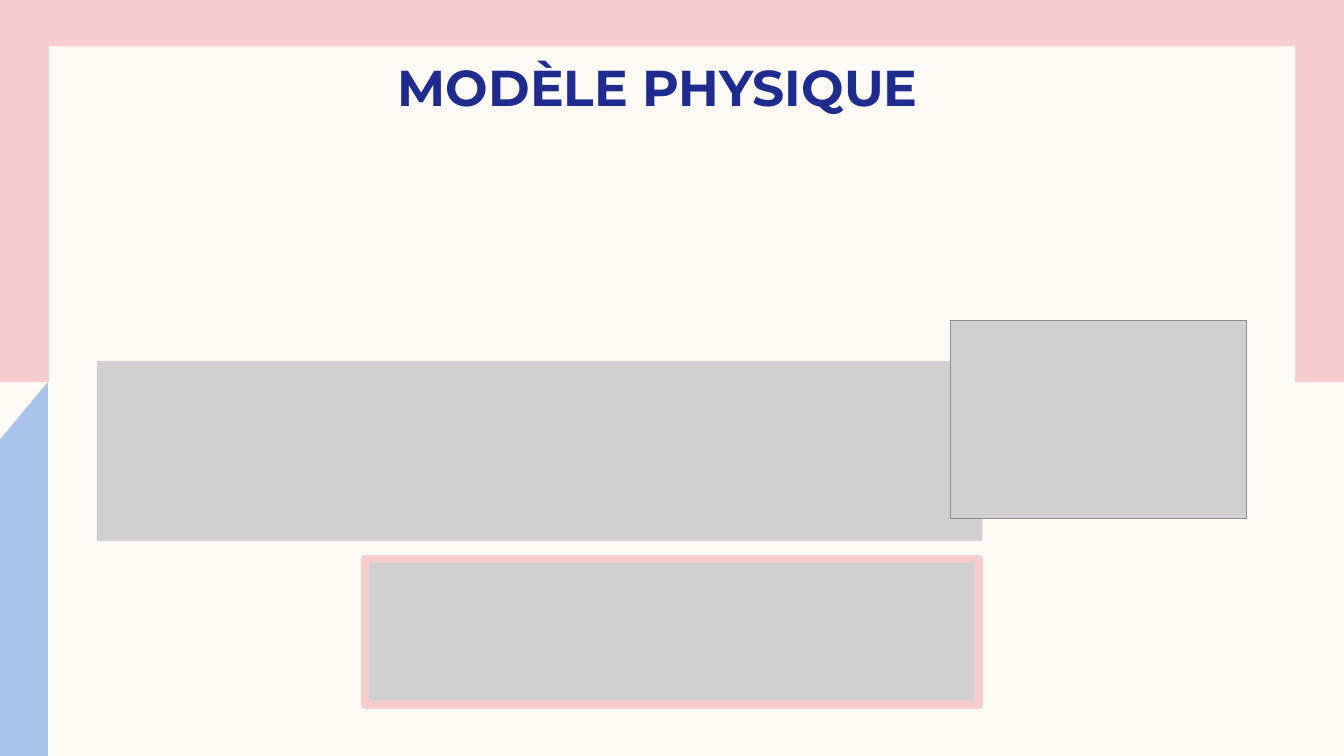
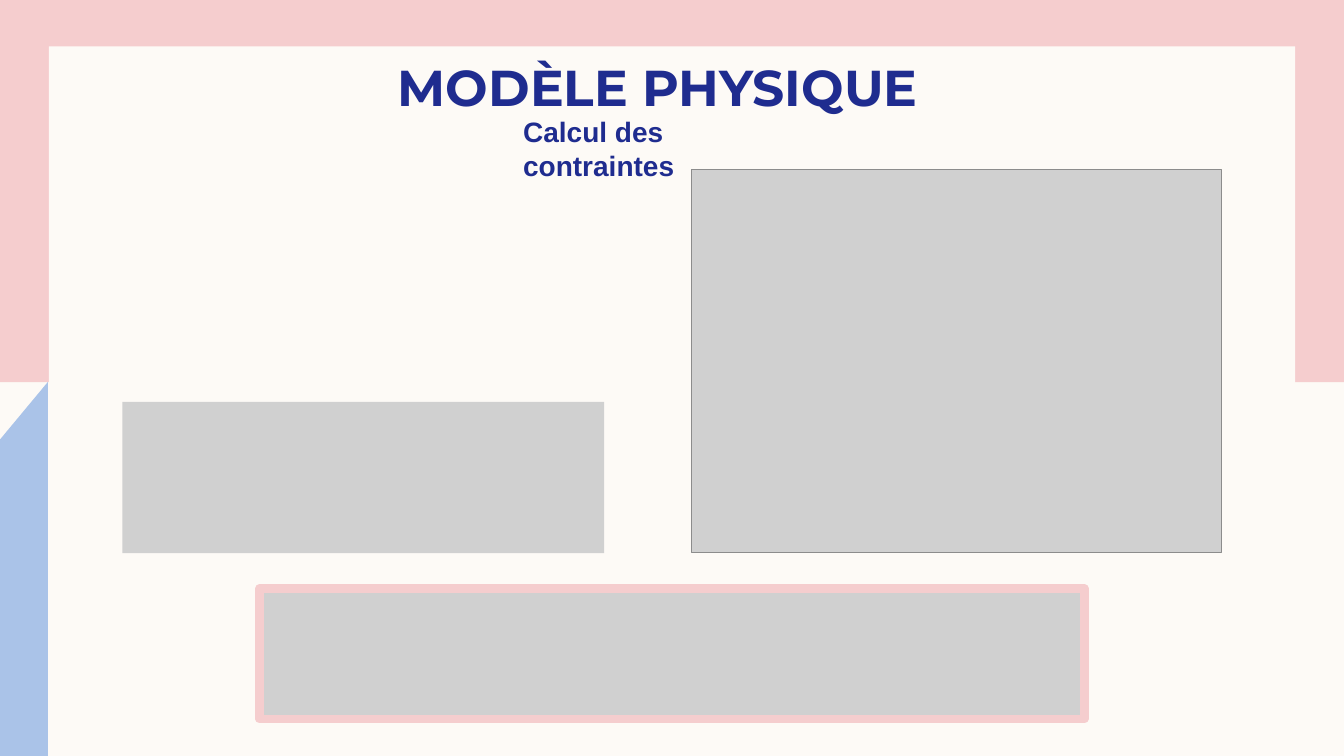
Before and after one commit to Josephine-gith/VS, a slide deck: slide 2 of PPT/Viscoplastic Squeeze pptGE.pptx. Drawn at 1344x756 pixels with LibreOffice and Linux fonts; fonts in the diff are those of the drawing; grey boxes stand for pictures. Boxes give left, top, right and bottom in pixels: in the first picture for what was removed or moved away, otherwise in the second. Text is boxed around its words. In the diff, an @@ line names an element or a change of style, - is before the commit and + after.

```diff
--- a/PPT/Viscoplastic Squeeze pptGE.pptx
+++ b/PPT/Viscoplastic Squeeze pptGE.pptx
@@ text added at box(523, 121, 674, 177), 20 pt, text #1F2C8F, bold @@
+Calcul des contraintes
@@ picture added at box(692, 169, 1222, 553) @@
@@ picture removed at box(951, 321, 1247, 518) @@
@@ picture: place and size @@
-picture at box(97, 361, 982, 540)
+picture at box(122, 402, 604, 554)
@@ picture: place and size @@
-picture at box(365, 559, 979, 705)
+picture at box(260, 589, 1085, 720)
```
Also in this commit, not shown: 3 other slides changed, 4 slides added, 8 other files.
